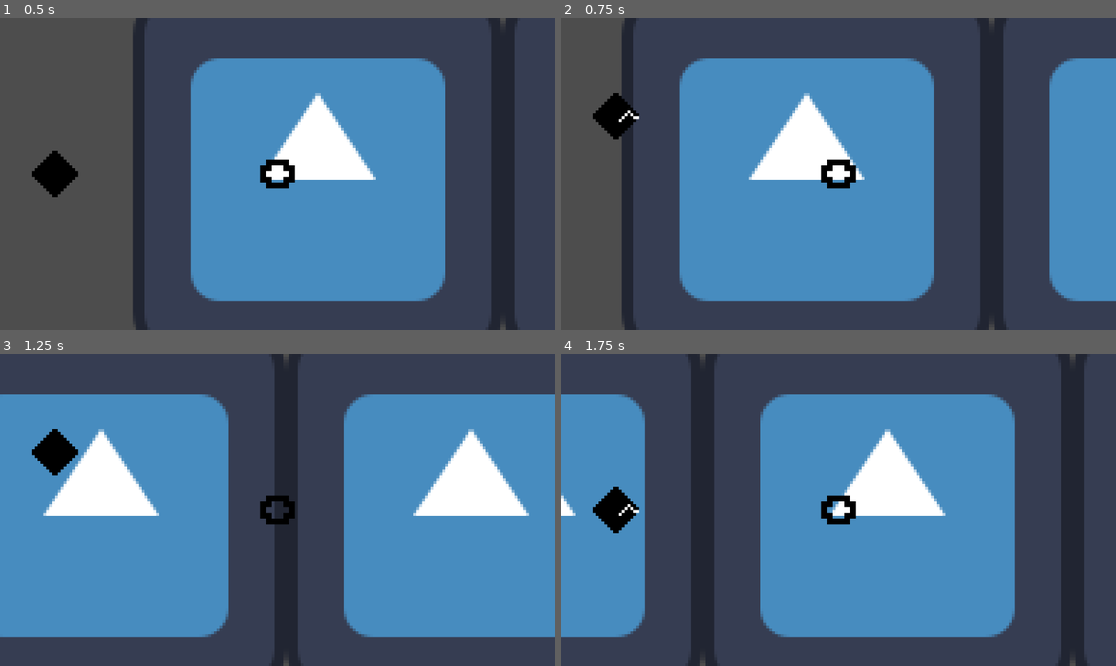
Above: before the commit, frames 1-4 (two rows, left to right).
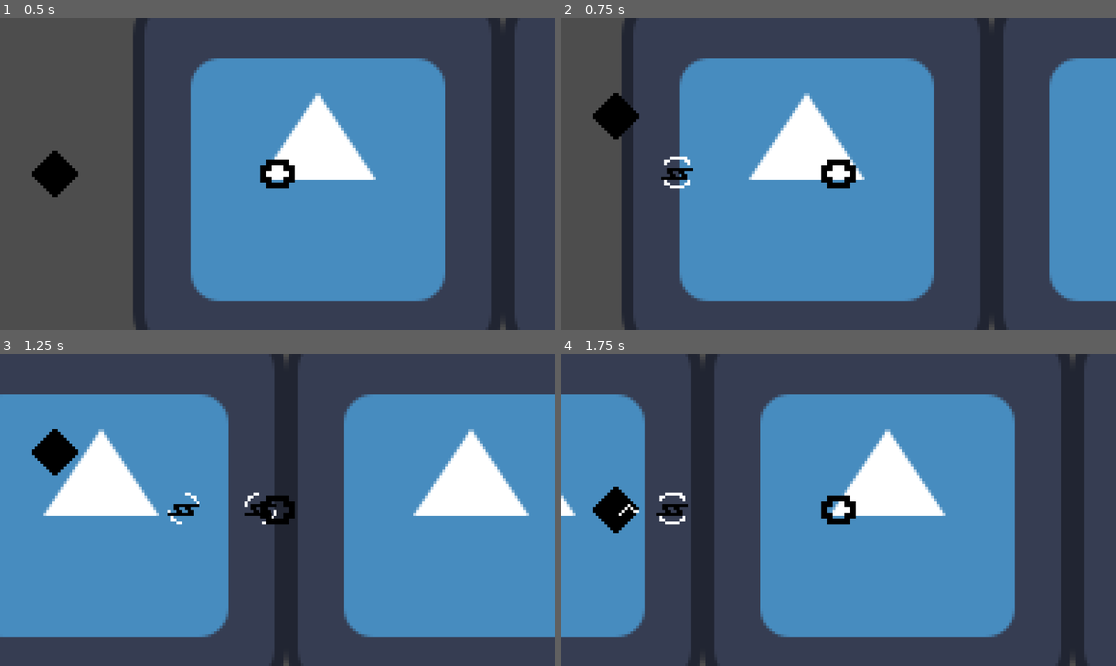
Above: after the commit, the same moments.

Repository: Silver-Ink/MelodyJumper
Game: Godot game, scene res://level.tscn
Same seed, same stepped clock (60 frames per second), same inputs: the game is played once before the commit and once after it. The engine's default icon, where the game draws it, is replaced by a stand-in: a white triangle on a blue panel in a dark square.
Inputs:
- Up to frame 1 (0.5 s): no input
- Up to frame 2 (0.75 s): tap Enter (ui_accept) at 0.5 s; hold Up (ui_up) from 0.53 s (still down)
- Up to frame 3 (1.25 s): keep holding Up (ui_up); tap Enter (ui_accept) at 0.77 s
- Up to frame 4 (1.75 s): release Up (ui_up) at 1.28 s; hold Down (ui_down) from 1.28 s (still down); tap Enter (ui_accept) at 1.52 s

Frame 1 is identical in both runs. In frame 2, 0.3% of the frame differs, in the area x 10-24%, y 29-55%; in frame 3, 0.4%, in the area x 30-50%, y 44-55%; in frame 4, 0.3%.

Commit message:
Animation sur la munition

Diff:
--- a/player.tscn
+++ b/player.tscn
@@ -52,7 +52,7 @@
 }],
 "loop": false,
 "name": &"shoot",
-"speed": 10.0
+"speed": 14.0
 }]
 
 [node name="Node2D" type="Node2D"]
--- a/shot.gd
+++ b/shot.gd
@@ -1,9 +1,11 @@
 class_name Shot extends Node2D
 
 @export var speed := 100
+@onready var animated_sprite_2d: AnimatedSprite2D = $AnimatedSprite2D
 
 # Called when the node enters the scene tree for the first time.
 func _ready() -> void:
+	animated_sprite_2d.play("becarre_aura")
 	pass # Replace with function body.
 
 
--- a/shot.tscn
+++ b/shot.tscn
@@ -1,9 +1,39 @@
-[gd_scene load_steps=3 format=3 uid="uid://cc3m83mfd82j4"]
+[gd_scene load_steps=8 format=3 uid="uid://qcqx4vmxaldu"]
 
 [ext_resource type="Script" path="res://shot.gd" id="1_k2aca"]
+[ext_resource type="Texture2D" uid="uid://bndgjvq27amw0" path="res://assets/sprites/animations/Bécarre Statique avec aura blanche.png" id="2_sftme"]
 
 [sub_resource type="RectangleShape2D" id="RectangleShape2D_4iqfh"]
 size = Vector2(6, 6)
+
+[sub_resource type="AtlasTexture" id="AtlasTexture_xt1gv"]
+atlas = ExtResource("2_sftme")
+region = Rect2(0, 0, 16, 16)
+
+[sub_resource type="AtlasTexture" id="AtlasTexture_cx1mv"]
+atlas = ExtResource("2_sftme")
+region = Rect2(16, 0, 16, 16)
+
+[sub_resource type="AtlasTexture" id="AtlasTexture_kolys"]
+atlas = ExtResource("2_sftme")
+region = Rect2(32, 0, 16, 16)
+
+[sub_resource type="SpriteFrames" id="SpriteFrames_foyqn"]
+animations = [{
+"frames": [{
+"duration": 1.0,
+"texture": SubResource("AtlasTexture_xt1gv")
+}, {
+"duration": 1.0,
+"texture": SubResource("AtlasTexture_cx1mv")
+}, {
+"duration": 1.0,
+"texture": SubResource("AtlasTexture_kolys")
+}],
+"loop": true,
+"name": &"becarre_aura",
+"speed": 16.0
+}]
 
 [node name="shot" type="Node2D"]
 script = ExtResource("1_k2aca")
@@ -15,4 +45,9 @@
 [node name="CollisionShape2D" type="CollisionShape2D" parent="Area2D"]
 shape = SubResource("RectangleShape2D_4iqfh")
 
+[node name="AnimatedSprite2D" type="AnimatedSprite2D" parent="."]
+sprite_frames = SubResource("SpriteFrames_foyqn")
+animation = &"becarre_aura"
+frame_progress = 0.919175
+
 [connection signal="area_entered" from="Area2D" to="." method="_on_area_2d_area_entered"]
Not shown: 1 places in level.tscn that only renumber resources
